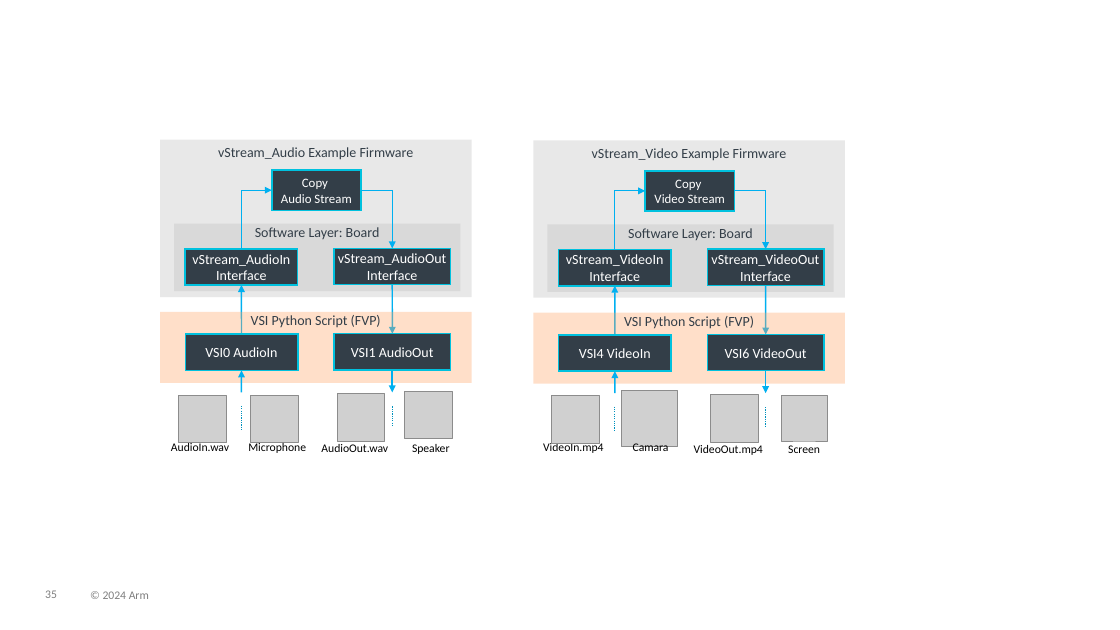
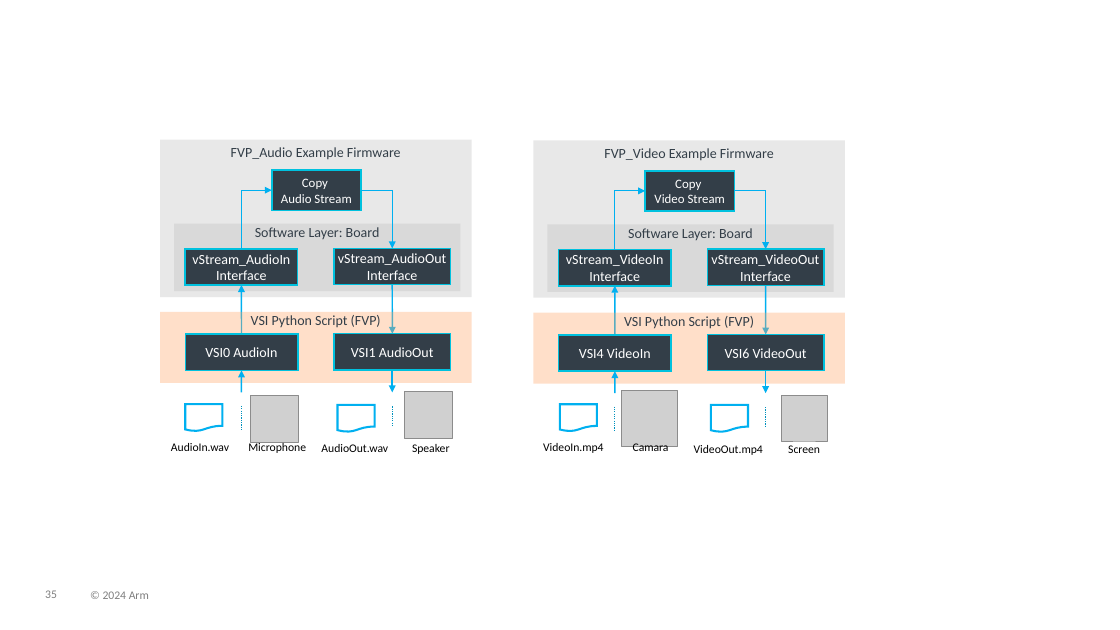
Before and after one commit to ARM-software/AVH, a slide deck: slide 35 of DoxyGen/overview/src/images/img_src.pptx. Drawn at 1120x630 pixels with LibreOffice and Linux fonts; fonts in the diff are those of the drawing; grey boxes stand for pictures; background and template pictures are left out. Boxes give left, top, right and bottom in pixels: in the first picture for what was removed or moved away, otherwise in the second. Text is boxed around its words. In the diff, an @@ line names an element or a change of style, - is before the commit and + after.

Commit message:
Updated Example Names

```diff
--- a/DoxyGen/overview/src/images/img_src.pptx
+++ b/DoxyGen/overview/src/images/img_src.pptx
@@ text in rectangle at <box>231,147,401,159</box>: text changed @@
-vStream_Audio Example Firmware
+FVP_Audio Example Firmware
@@ text in rectangle at <box>604,148,774,160</box>: text changed @@
-vStream_Video Example Firmware
+FVP_Video Example Firmware
@@ picture removed at <box>178,395,226,443</box> @@
@@ flow chart document added at <box>186,404,223,431</box>, outline #00B0F0 1.75 pt @@
@@ picture removed at <box>338,394,386,442</box> @@
@@ flow chart document added at <box>338,405,375,432</box>, outline #00B0F0 1.75 pt @@
@@ picture removed at <box>552,396,600,444</box> @@
@@ flow chart document added at <box>560,404,597,431</box>, outline #00B0F0 1.75 pt @@
@@ picture removed at <box>711,395,759,443</box> @@
@@ flow chart document added at <box>711,405,748,432</box>, outline #00B0F0 1.75 pt @@
```
Also in this commit, not shown: 3 other files.
